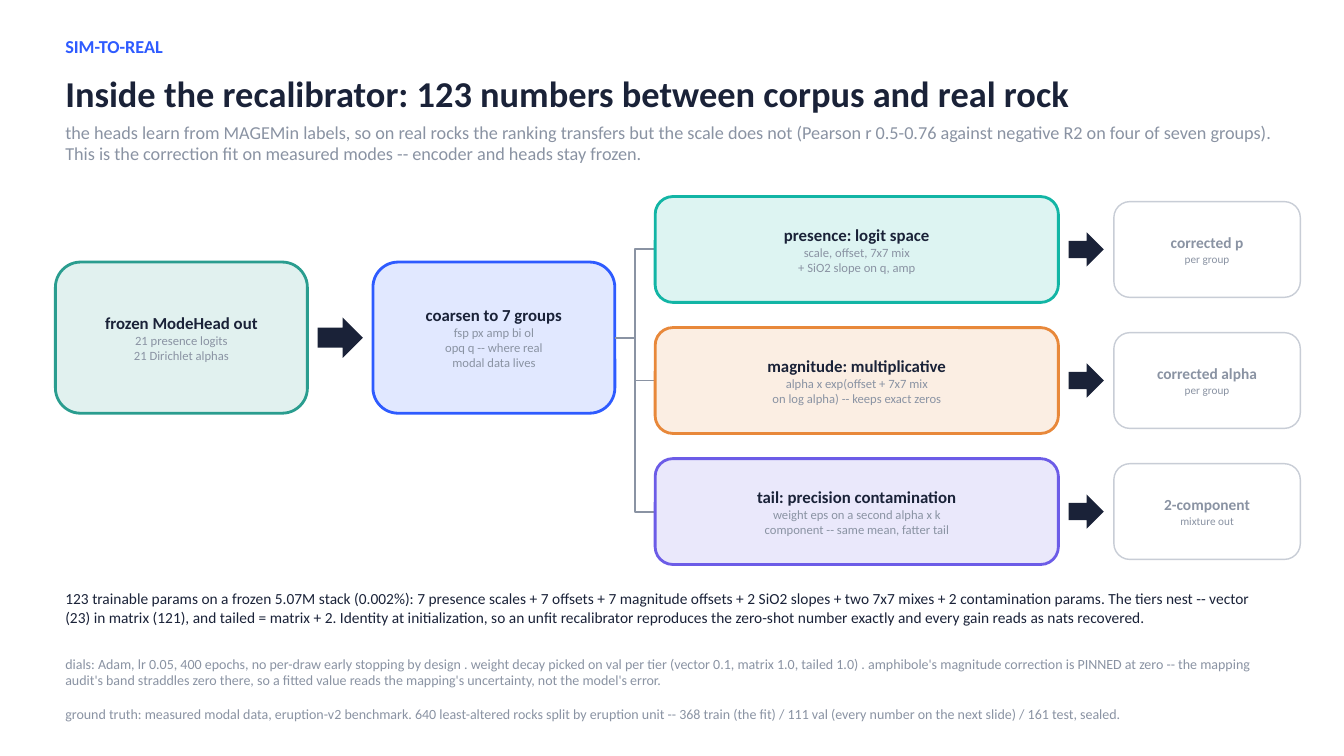
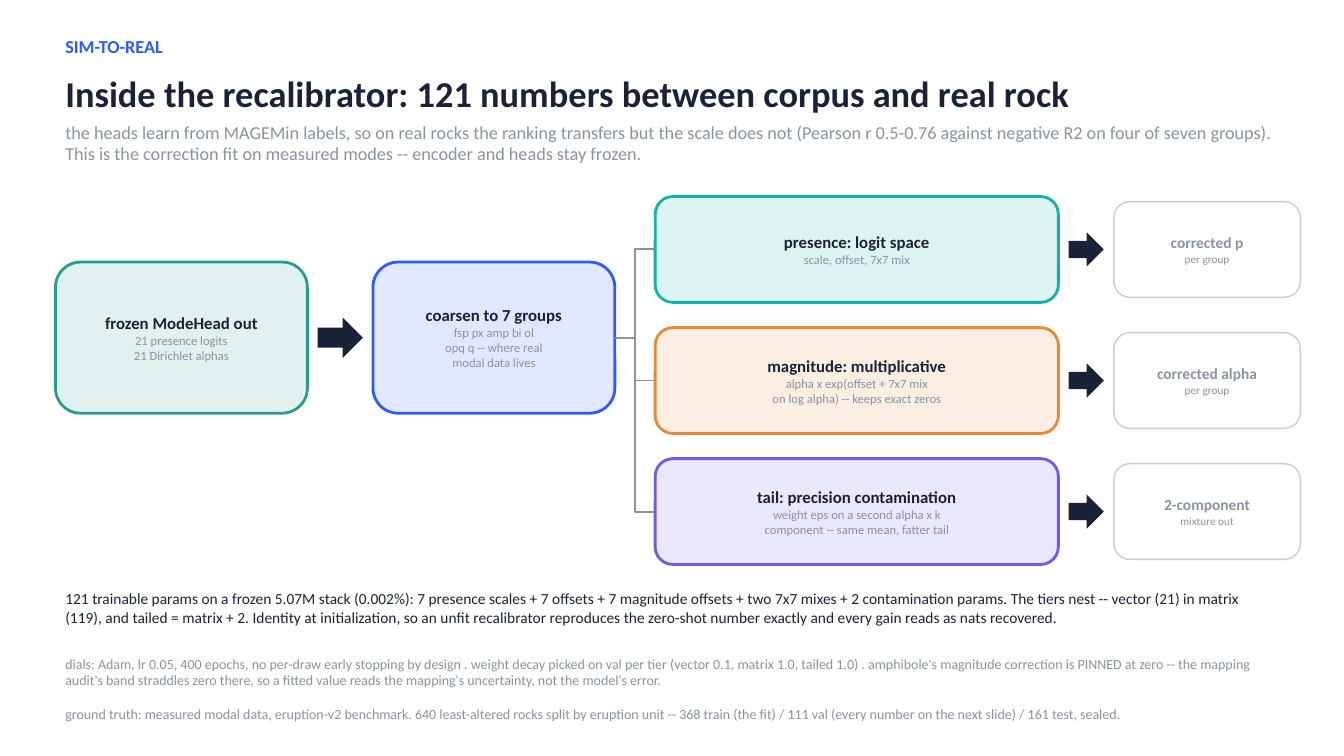
Before and after one commit to matthew-j-liu/phasecast, a slide deck: slide 22 of slides/overview.pptx. Drawn at 1344x756 pixels with LibreOffice and Linux fonts; fonts in the diff are those of the drawing. Boxes give left, top, right and bottom in pixels: in the first picture for what was removed or moved away, otherwise in the second. Text is boxed around its words. In the diff, an @@ line names an element or a change of style, - is before the commit and + after.

Commit message:
delete the recalibrator's presence silica slopes and take silica out of the layer entirely (#67 item 1): forward is (logits7, alpha7[, log_w]), mlp trunk reads 2n features, counts 21/119/1061/121; ablation script, its result, and its three tests removed; deck slide regenerated

```diff
--- a/slides/overview.pptx
+++ b/slides/overview.pptx
@@ text at box(65, 81, 1069, 113): text changed @@
-Inside the recalibrator: 123 numbers between corpus and real rock
+Inside the recalibrator: 121 numbers between corpus and real rock
@@ text in rounded rectangle at box(807, 263, 916, 274): paragraph removed @@
-+ SiO2 slope on q, amp
@@ text at box(65, 593, 1238, 626): text changed @@
-123 trainable params on a frozen 5.07M stack (0.002%): 7 presence scales + 7 offsets + 7 magnitude offsets + 2 SiO2 slopes + two 7x7 mixes + 2 contamination params. The tiers nest -- vector (23) in matrix (121), and tailed = matrix + 2. Identity at initialization, so an unfit recalibrator reproduces the zero-shot number exactly and every gain reads as nats recovered.
+121 trainable params on a frozen 5.07M stack (0.002%): 7 presence scales + 7 offsets + 7 magnitude offsets + two 7x7 mixes + 2 contamination params. The tiers nest -- vector (21) in matrix (119), and tailed = matrix + 2. Identity at initialization, so an unfit recalibrator reproduces the zero-shot number exactly and every gain reads as nats recovered.
```
Also in this commit, not shown: 17 other files.
